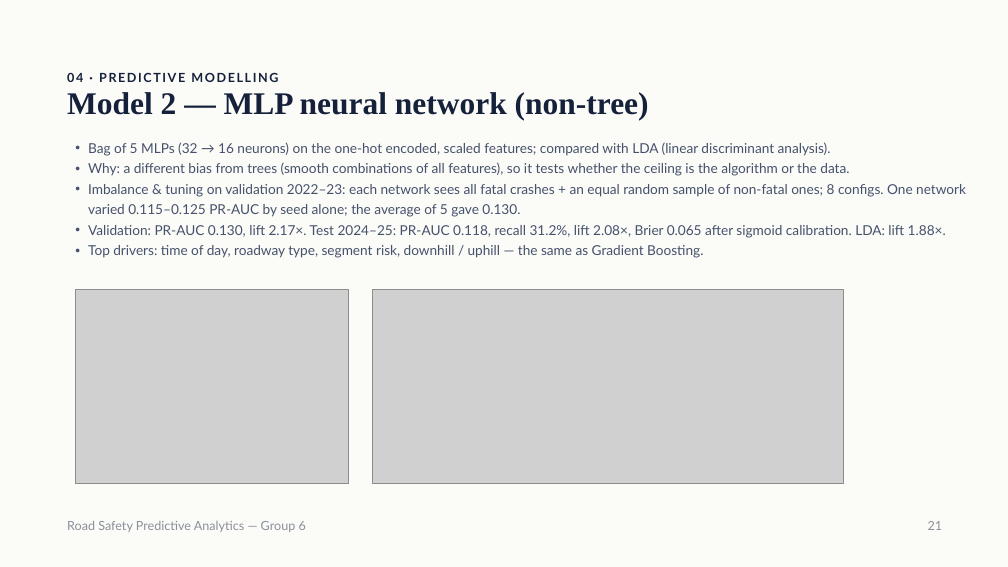
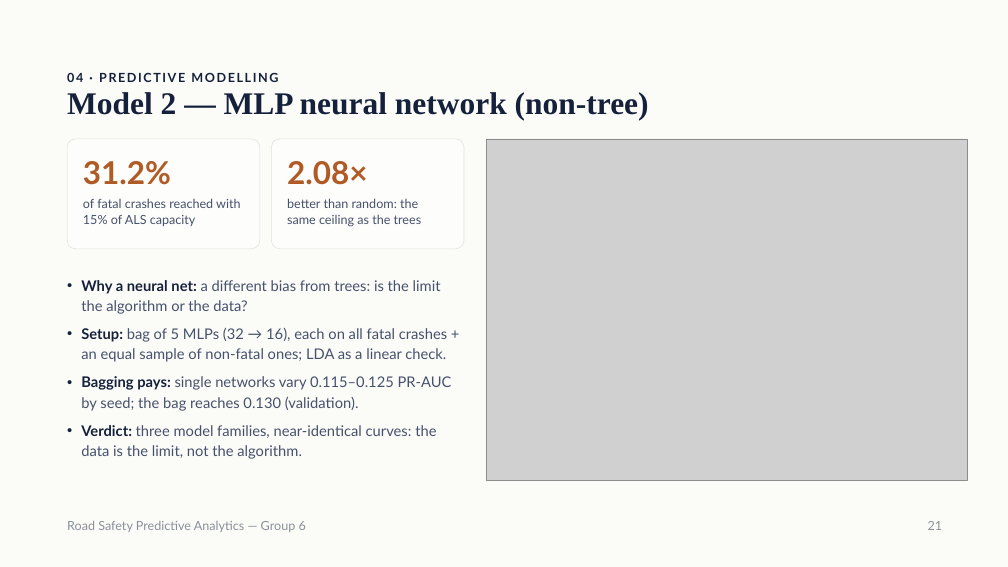
Before and after one commit to samuelbarrezueta/predictive-analytics-forecasting, a slide deck: slide 21 of reports/presentation/Road Safety Predictive Analytics — Group 6.pptx. Drawn at 1008x567 pixels with LibreOffice and Linux fonts; fonts in the diff are those of the drawing; grey boxes stand for pictures. Boxes give left, top, right and bottom in pixels: in the first picture for what was removed or moved away, otherwise in the second. Text is boxed around its words. In the diff, an @@ line names an element or a change of style, - is before the commit and + after.

```diff
--- a/reports/presentation/Road Safety Predictive Analytics — Group 6.pptx
+++ b/reports/presentation/Road Safety Predictive Analytics — Group 6.pptx
@@ rounded rectangle added at [67,139,260,249], fill #FDFDFB, outline #E2DFD6 0.5 pt @@
@@ text removed at [88,142,966,258] @@
-• Bag of 5 MLPs (32 → 16 neurons) on the one-hot encoded, scaled features; compared with LDA (linear discriminant analysis).
-• Why: a different bias from trees (smooth combinations of all features), so it tests whether the ceiling is the algorithm or the data.
-• Imbalance & tuning on validation 2022–23: each network sees all fatal crashes + an equal random sample of non-fatal ones; 8 configs. One network varied 0.115–0.125 PR-AUC by seed alone; the average of 5 gave 0.130.
-• Validation: PR-AUC 0.130, lift 2.17×. Test 2024–25: PR-AUC 0.118, recall 31.2%, lift 2.08×, Brier 0.065 after sigmoid calibration. LDA: lift 1.88×.
-• Top drivers: time of day, roadway type, segment risk, downhill / uphill — the same as Gradient Boosting.
@@ rounded rectangle added at [271,139,464,249], fill #FDFDFB, outline #E2DFD6 0.5 pt @@
@@ picture: place and size @@
-picture at [76,290,349,484]
+picture at [486,139,967,481]
@@ text added at [83,161,240,226], 12 pt, text #46516B @@
+31.2%
+of fatal crashes reached with 15% of ALS capacity
@@ text added at [287,161,422,227], 12 pt, text #46516B @@
+2.08×
+better than random: the same ceiling as the trees
@@ text added at [81,280,452,459], 14 pt, text #46516B @@
+• Why a neural net: a different bias from trees: is the limit the algorithm or the data?
+• Setup: bag of 5 MLPs (32 → 16), each on all fatal crashes + an equal sample of non-fatal ones; LDA as a linear check.
+• Bagging pays: single networks vary 0.115–0.125 PR-AUC by seed; the bag reaches 0.130 (validation).
+• Verdict: three model families, near-identical curves: the data is the limit, not the algorithm.
@@ picture removed at [372,290,844,484] @@
```
Also in this commit, not shown: 1 other slide changed, 1 other file.
